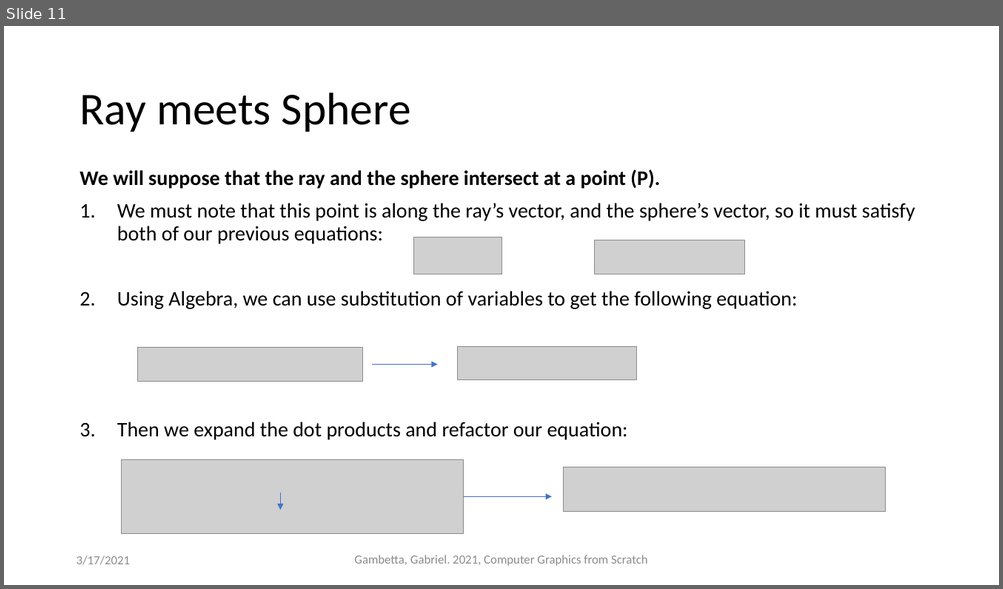
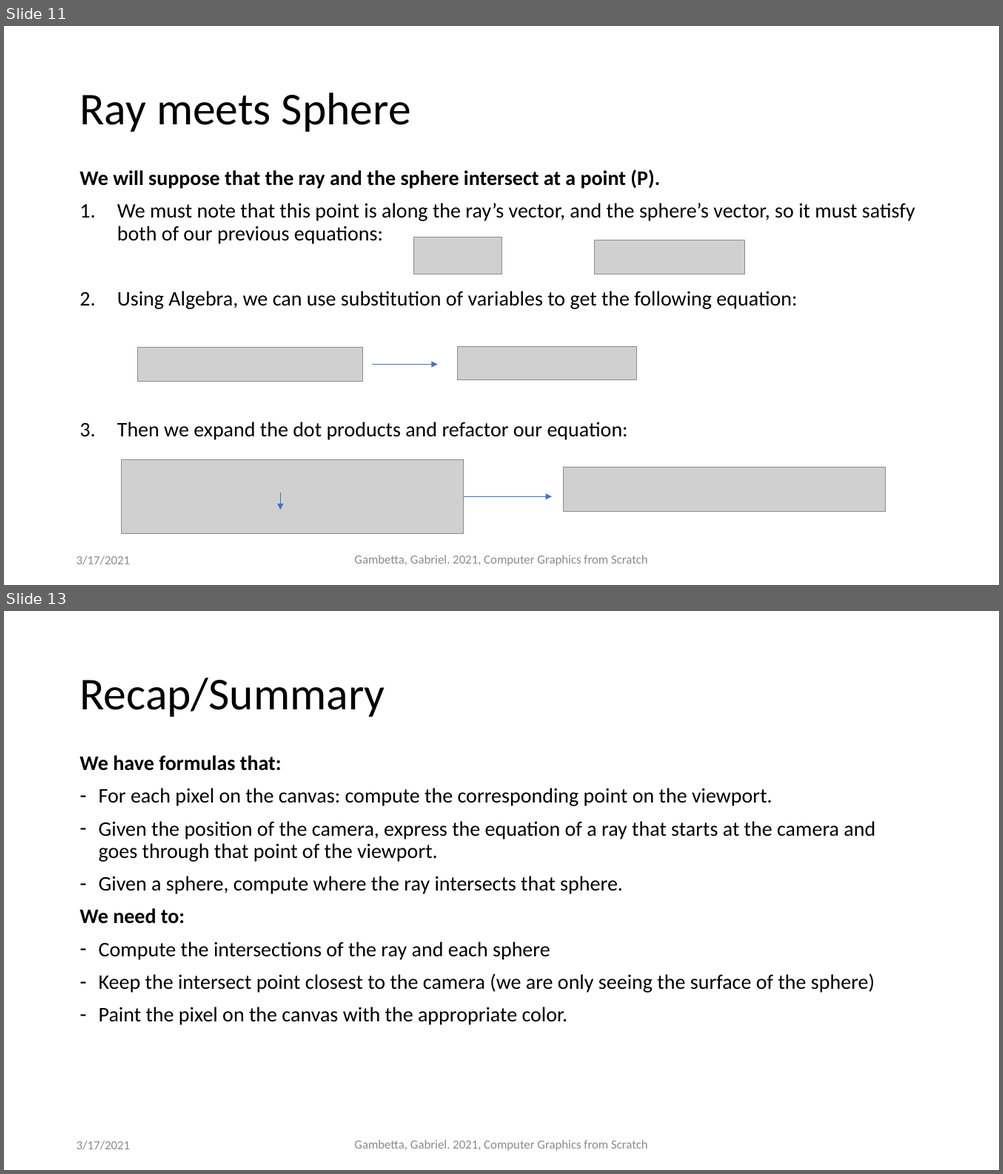
Before and after one commit to ctrachte/JS-Computer-Graphics-Demo, a slide deck: computer-graphics-js-1.pptx. Shown one above the other, each under a label of ours: slide 11 before the commit, slides 11 and 13 after it; the slides between them are not shown. The pictures are 1003x589 and 1003x1174 pixels, drawn with LibreOffice and Linux fonts; fonts in the diff are those of the drawing; grey boxes stand for pictures. Boxes give left, top, right and bottom in pixels: in the first picture for what was removed or moved away, otherwise in the second. Text is boxed around its words. In the diff, an @@ line names an element or a change of style, - is before the commit and + after.

Commit message:
added Gabriel Gambettas starter JS for basic raytracing

```diff
--- a/computer-graphics-js-1.pptx
+++ b/computer-graphics-js-1.pptx
@@ slide 13 added at (4, 611, 999, 1170), background #FFFFFF @@
@@ title added at (79, 678, 384, 717), 44 pt, text #000000 @@
+Recap/Summary
@@ text added at (79, 755, 875, 1025), 20 pt, text #000000 @@
+We have formulas that:
+– For each pixel on the canvas: compute the corresponding point on the viewport.
+– Given the position of the camera, express the equation of a ray that starts at the camera and goes through that point of the viewport.
+– Given a sphere, compute where the ray intersects that sphere.
+We need to:
+– Compute the intersections of the ray and each sphere
+– Keep the intersect point closest to the camera (we are only seeing the surface of the sphere)
+– Paint the pixel on the canvas with the appropriate color.
@@ text added at (77, 1141, 130, 1150), 12 pt, text #8C8C8C @@
+3/17/2021
@@ text added at (354, 1140, 648, 1151), 12 pt, text #8C8C8C @@
+Gambetta, Gabriel. 2021, Computer Graphics from Scratch
```
Also in this commit, not shown: 2 slides changed, 2 other slides added, 2 other files.
